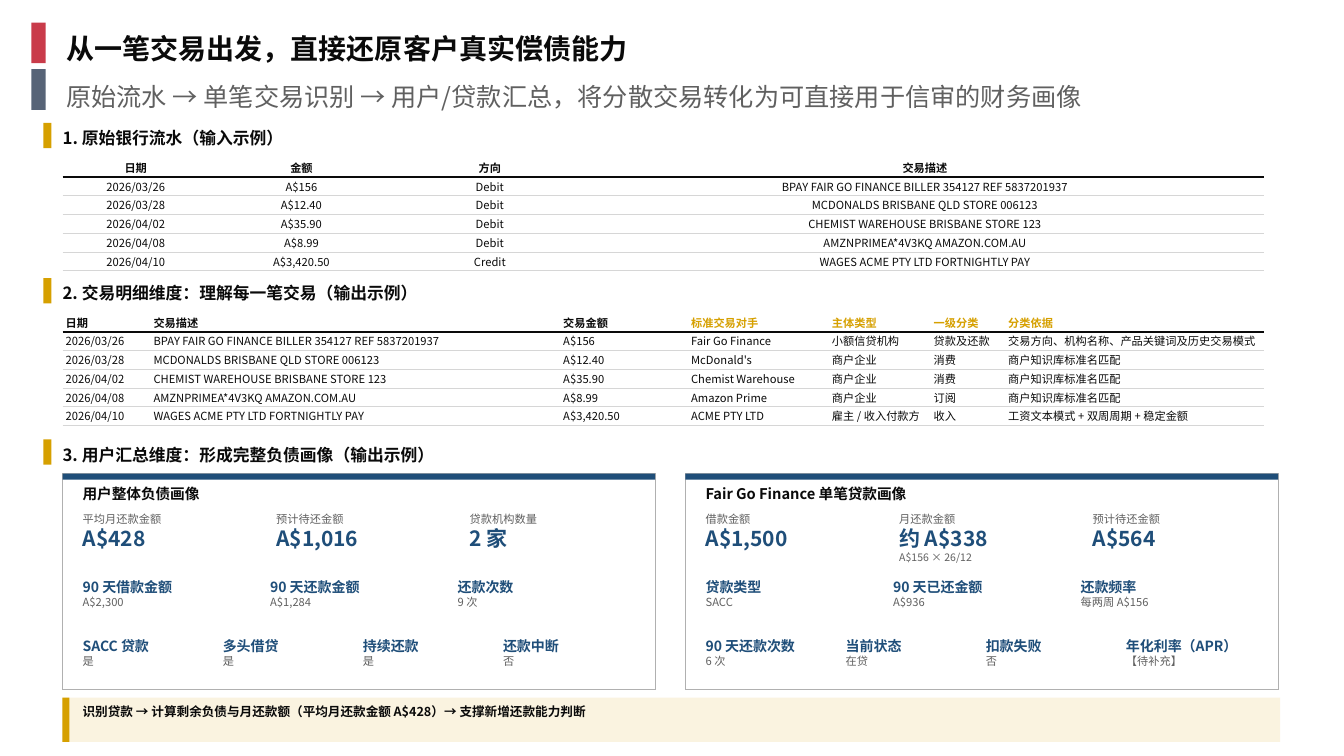
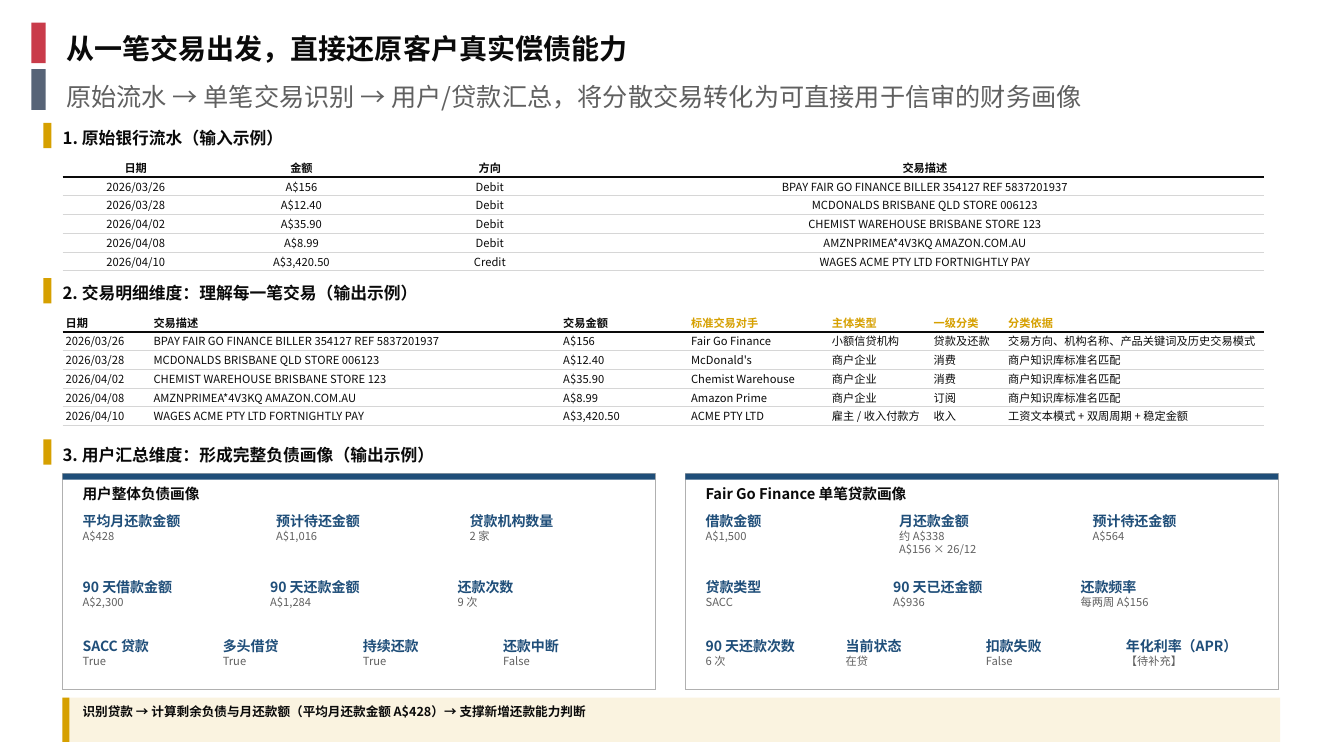
Before and after one commit to EliamZhang/AI-report-materials---August-13th, a slide deck: slide 2 of 银行流水分享_V1.9.pptx. Drawn at 1344x756 pixels with LibreOffice and Linux fonts; fonts in the diff are those of the drawing; background and template pictures are left out. Boxes give left, top, right and bottom in pixels: in the first picture for what was removed or moved away, otherwise in the second. Text is boxed around its words. In the diff, an @@ line names an element or a change of style, - is before the commit and + after.

Commit message:
银行流水分享 V1.9：第 2 页画像卡排版修复——指标块高 0.66→0.52 不超卡片、KPI 行统一为指标名主角（10pt 粗蓝+8pt 灰）、是/否改 True/False

```diff
--- a/银行流水分享_V1.9.pptx
+++ b/银行流水分享_V1.9.pptx
@@ text "平均月还款金额" at bbox=[83, 514, 181, 542]: size 8 to 10 pt, text colour #606060 to #1F4E79, bold on in "平均月还款金额"; size 15 to 8 pt, text colour #1F4E79 to #606060, bold off in "A$428" @@
@@ text "预计待还金额" at bbox=[276, 514, 360, 542]: size 8 to 10 pt, text colour #606060 to #1F4E79, bold on in "预计待还金额"; size 15 to 8 pt, text colour #1F4E79 to #606060, bold off in "A$1,016" @@
@@ text "贷款机构数量" at bbox=[470, 512, 554, 541]: size 8 to 10 pt, text colour #606060 to #1F4E79, bold on in "贷款机构数量"; size 15 to 8 pt, text colour #1F4E79 to #606060, bold off in "2 家" @@
@@ text "借款金额" at bbox=[706, 512, 762, 542]: size 8 to 10 pt, text colour #606060 to #1F4E79, bold on in "借款金额"; size 15 to 8 pt, text colour #1F4E79 to #606060, bold off in "A$1,500" @@
@@ text "月还款金额" at bbox=[899, 514, 976, 555]: size 8 to 10 pt, text colour #606060 to #1F4E79, bold on in "月还款金额"; size 15 to 8 pt, text colour #1F4E79 to #606060, bold off in "约 A$338"; size 7.5 to 8 pt in "A$156 × 26/12" @@
@@ text "预计待还金额" at bbox=[1093, 514, 1177, 542]: size 8 to 10 pt, text colour #606060 to #1F4E79, bold on in "预计待还金额"; size 15 to 8 pt, text colour #1F4E79 to #606060, bold off in "A$564" @@
@@ text at bbox=[83, 657, 107, 665]: text changed @@
-是
+True
@@ text at bbox=[223, 657, 247, 665]: text changed @@
-是
+True
@@ text at bbox=[363, 657, 387, 665]: text changed @@
-是
+True
@@ text at bbox=[503, 656, 530, 665]: text changed @@
-否
+False
@@ text at bbox=[986, 656, 1013, 665]: text changed @@
-否
+False
```
